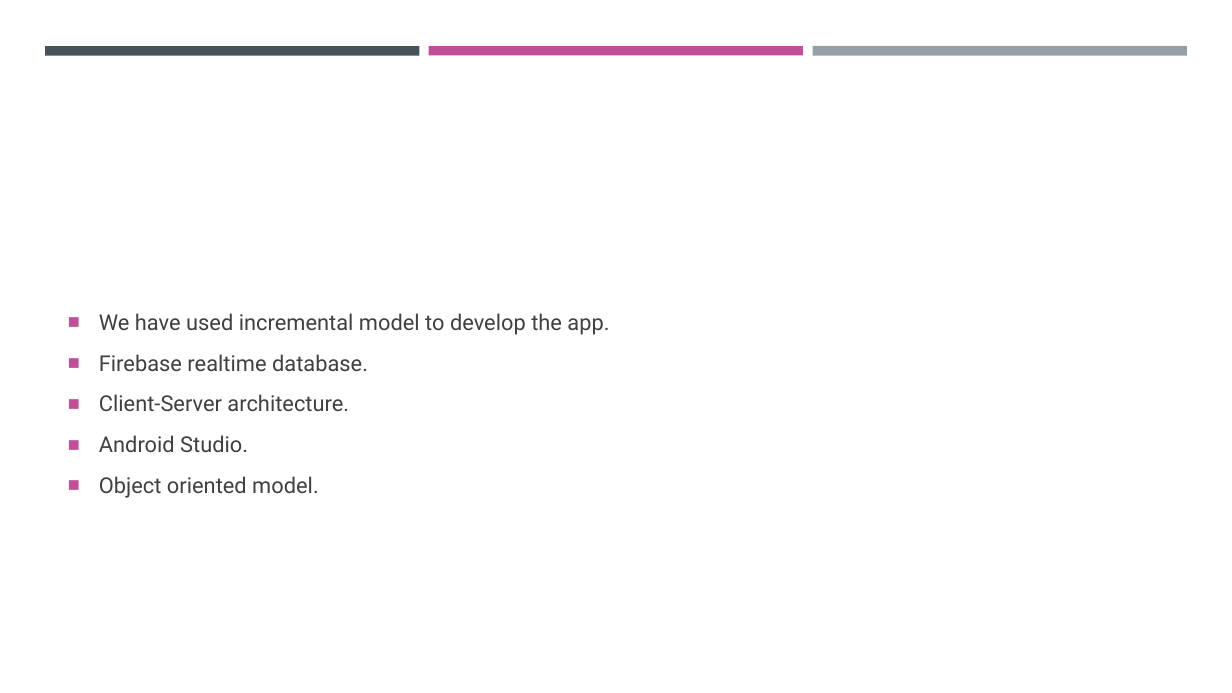
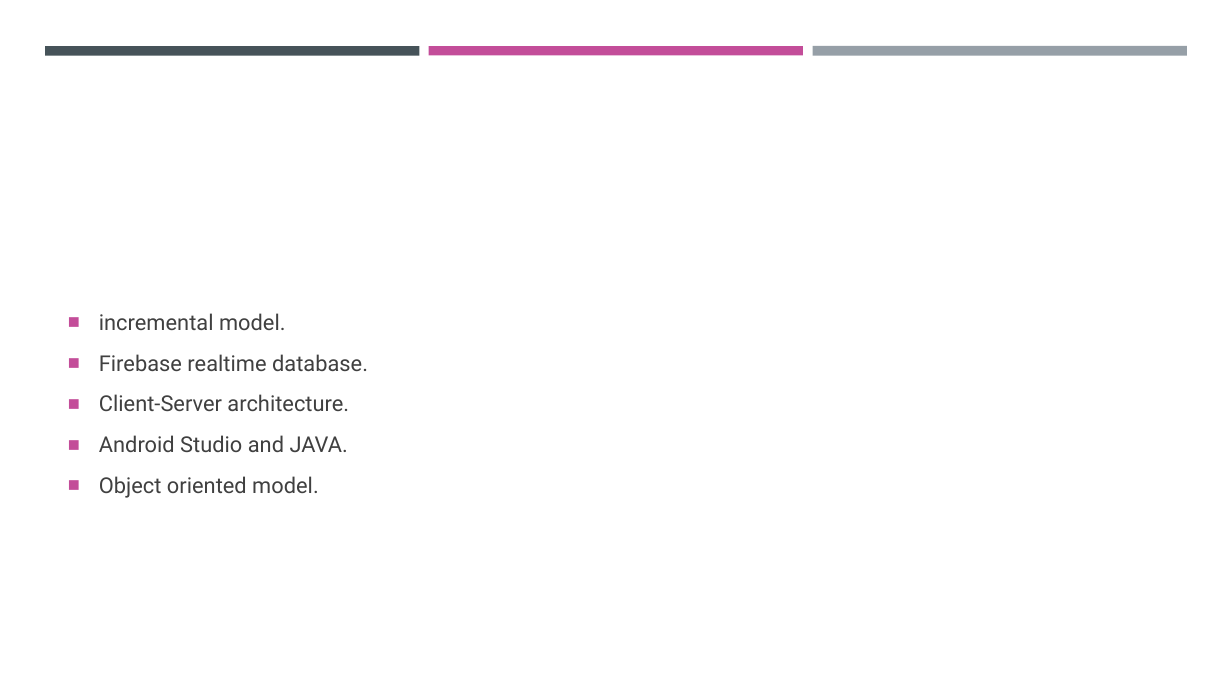
Before and after one commit to ssathyanaray2/Payment_Tracker, a slide deck: slide 4 of pt_ppt.pptx. Drawn at 1232x693 pixels with LibreOffice and Linux fonts; fonts in the diff are those of the drawing. Boxes give left, top, right and bottom in pixels: in the first picture for what was removed or moved away, otherwise in the second. Text is boxed around its words. In the diff, an @@ line names an element or a change of style, - is before the commit and + after.

```diff
--- a/pt_ppt.pptx
+++ b/pt_ppt.pptx
@@ text at (99,313,286,330): text changed @@
-■ We have used incremental model to develop the app.
+■ incremental model.
@@ text at (99,435,348,452): text changed @@
-■ Android Studio.
+■ Android Studio and JAVA.
```
Also in this commit, not shown: 2 other slides changed, 1 slide added.
